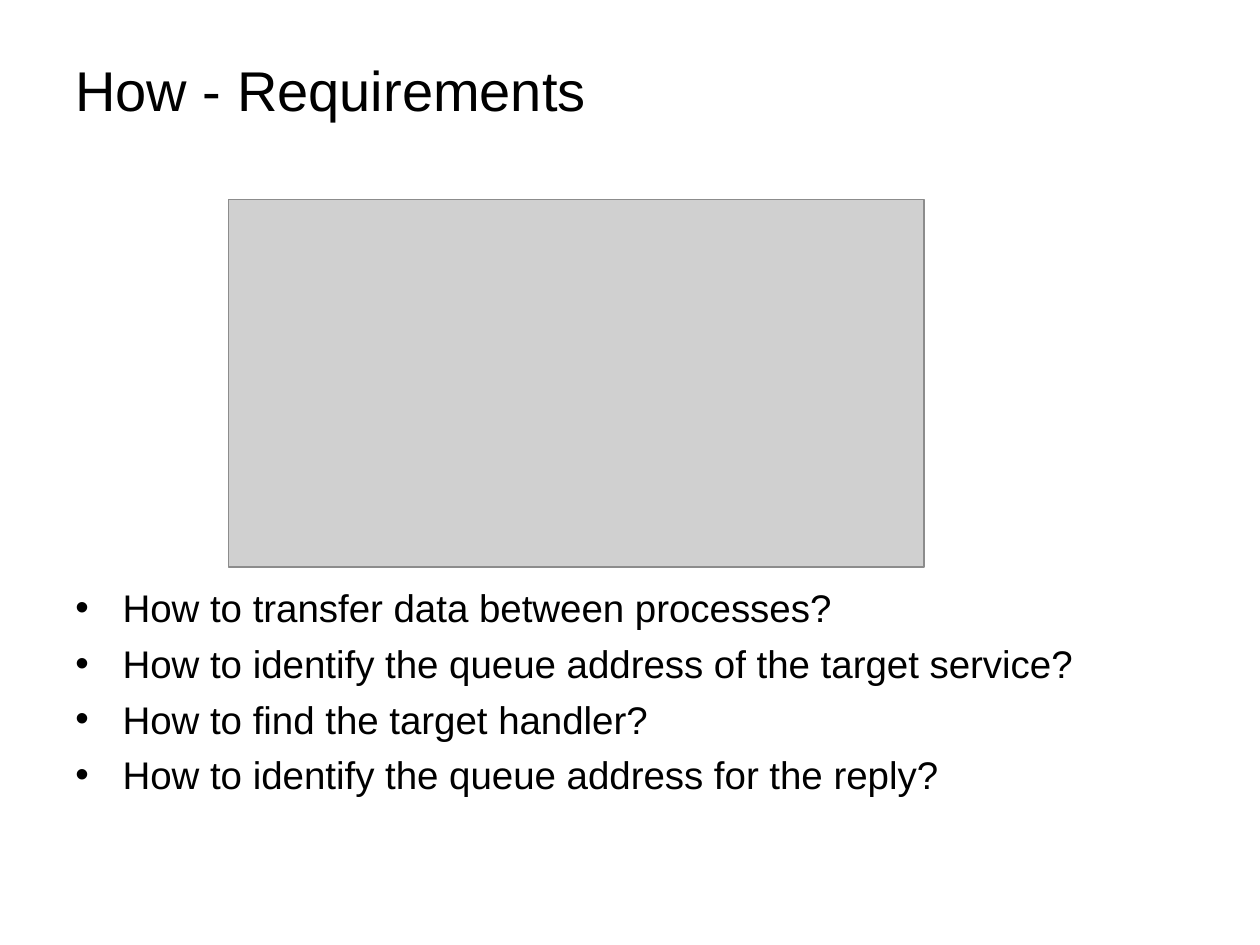
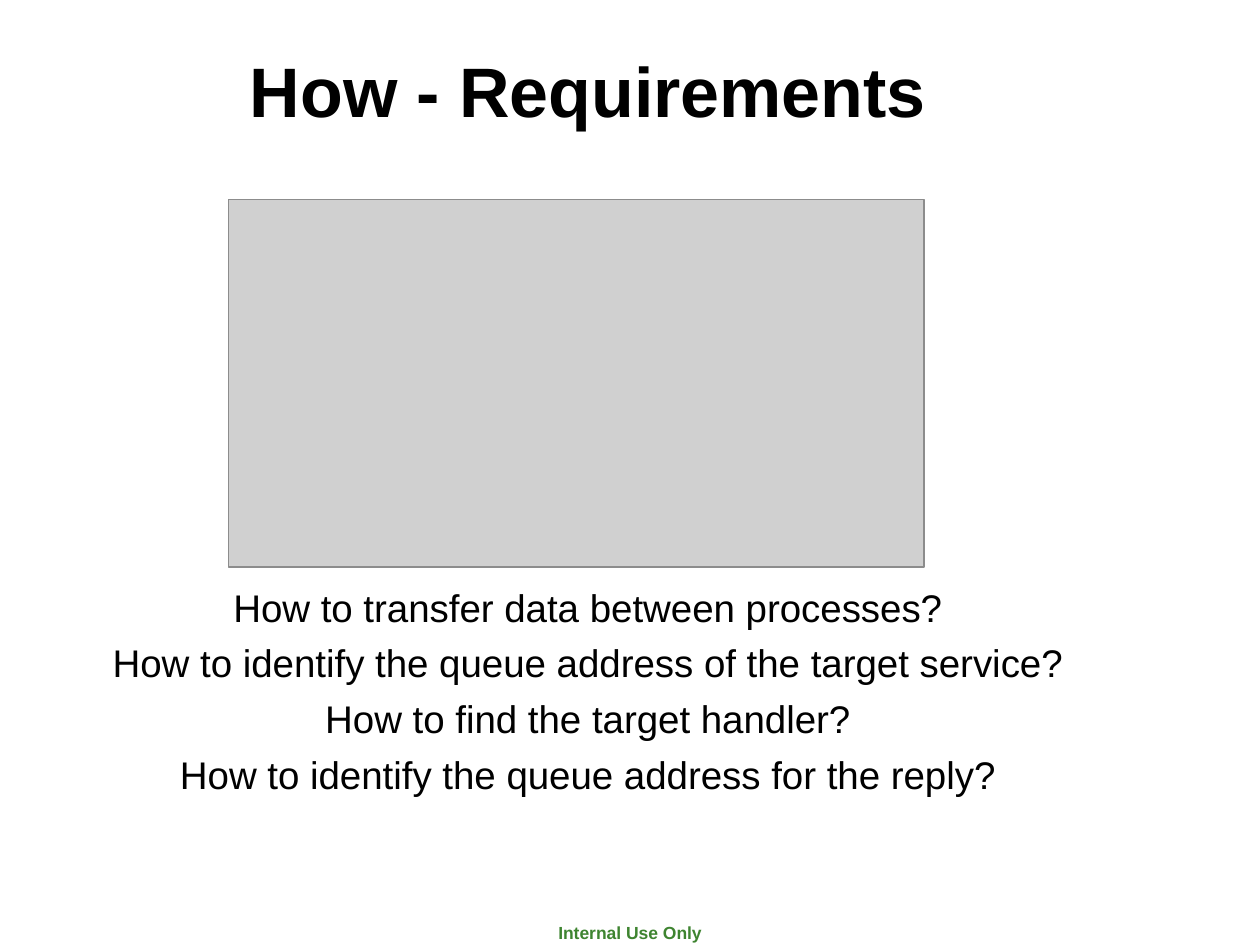
Before and after one commit to marcoxu/Documents, a slide deck: slide 4 of Introduction of Binder.ppt. Drawn at 1260x945 pixels with LibreOffice and Linux fonts; fonts in the diff are those of the drawing; grey boxes stand for pictures; background and template pictures are left out. Boxes give left, top, right and bottom in pixels: in the first picture for what was removed or moved away, otherwise in the second. Text is boxed around its words. In the diff, an @@ line names an element or a change of style, - is before the commit and + after.

```diff
--- a/Introduction of Binder.ppt
+++ b/Introduction of Binder.ppt
@@ title "How - Requirements" at bbox=[250, 66, 925, 130]: size 32 to 40 pt, bold on; alignment left to centre @@
@@ text "How to transfer data between ..." at bbox=[113, 594, 1063, 797]: alignment left to centre; bullet • to none @@
@@ text added at bbox=[558, 926, 702, 943], 10 pt, text #3E8430, bold @@
+Internal Use Only
```
Also in this commit, not shown: 19 other slides changed, 1 slide added, 4 other files.
